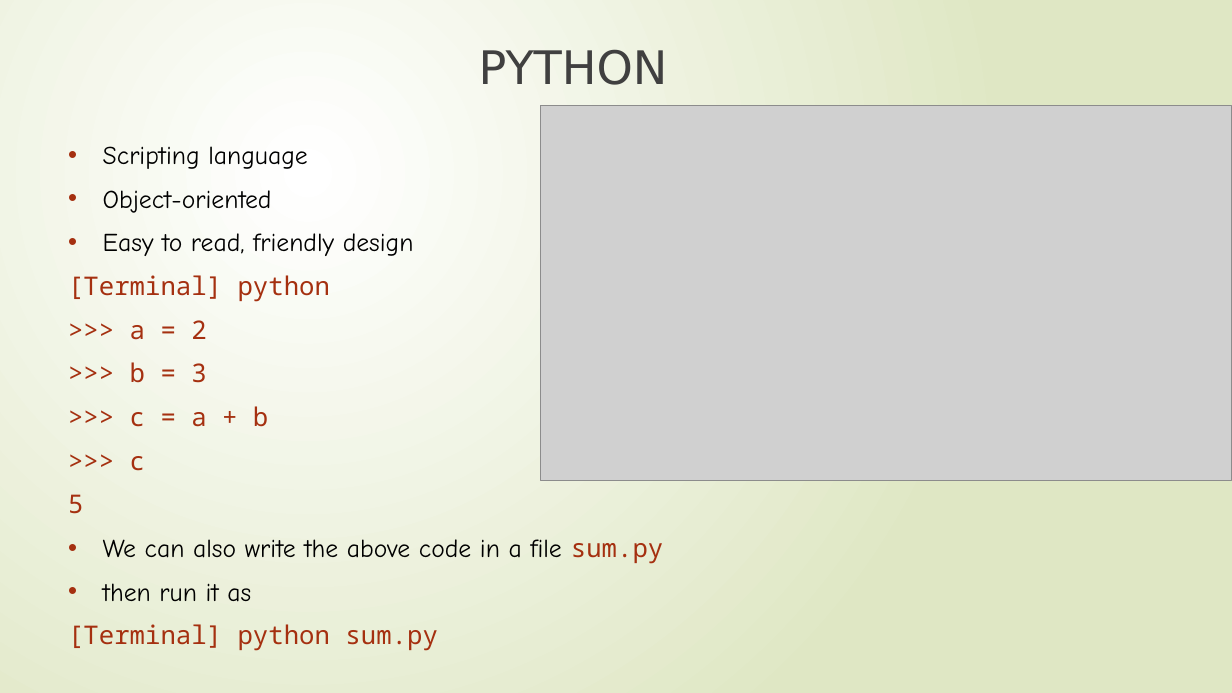
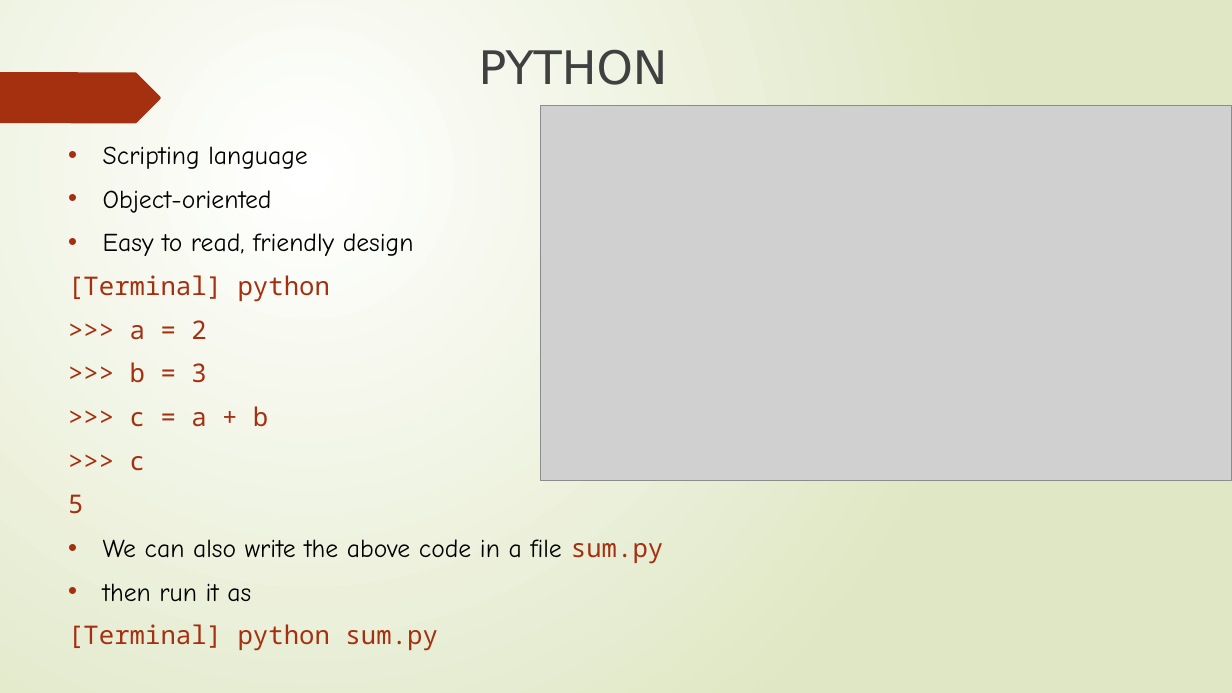
Before and after one commit to krishnaa423/parallel_tutorial, a slide deck: slide 8 of Day2_Lecture_Intro to Parallel Computing.pptx (slide 7 before the commit). Drawn at 1232x693 pixels with LibreOffice and Linux fonts; fonts in the diff are those of the drawing; grey boxes stand for pictures. Boxes give left, top, right and bottom in pixels: in the first picture for what was removed or moved away, otherwise in the second. Text is boxed around its words. In the diff, an @@ line names an element or a change of style, - is before the commit and + after.

```diff
--- a/Day2_Lecture_Intro to Parallel Computing.pptx
+++ b/Day2_Lecture_Intro to Parallel Computing.pptx
@@ freeform shape added at [0, 72, 161, 123], fill #A53010 @@
```
Also in this commit, not shown: 1 slide added.
